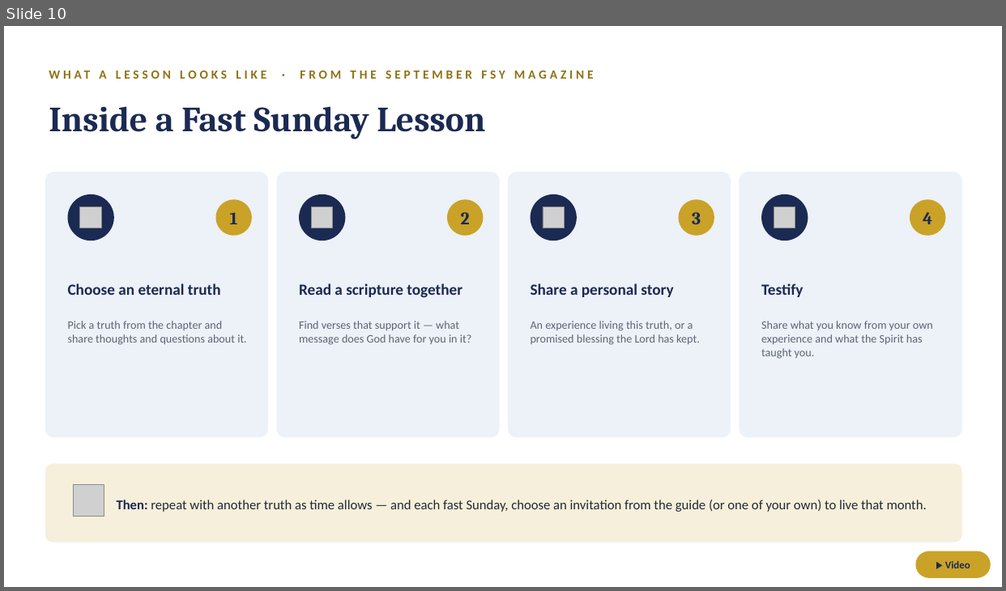
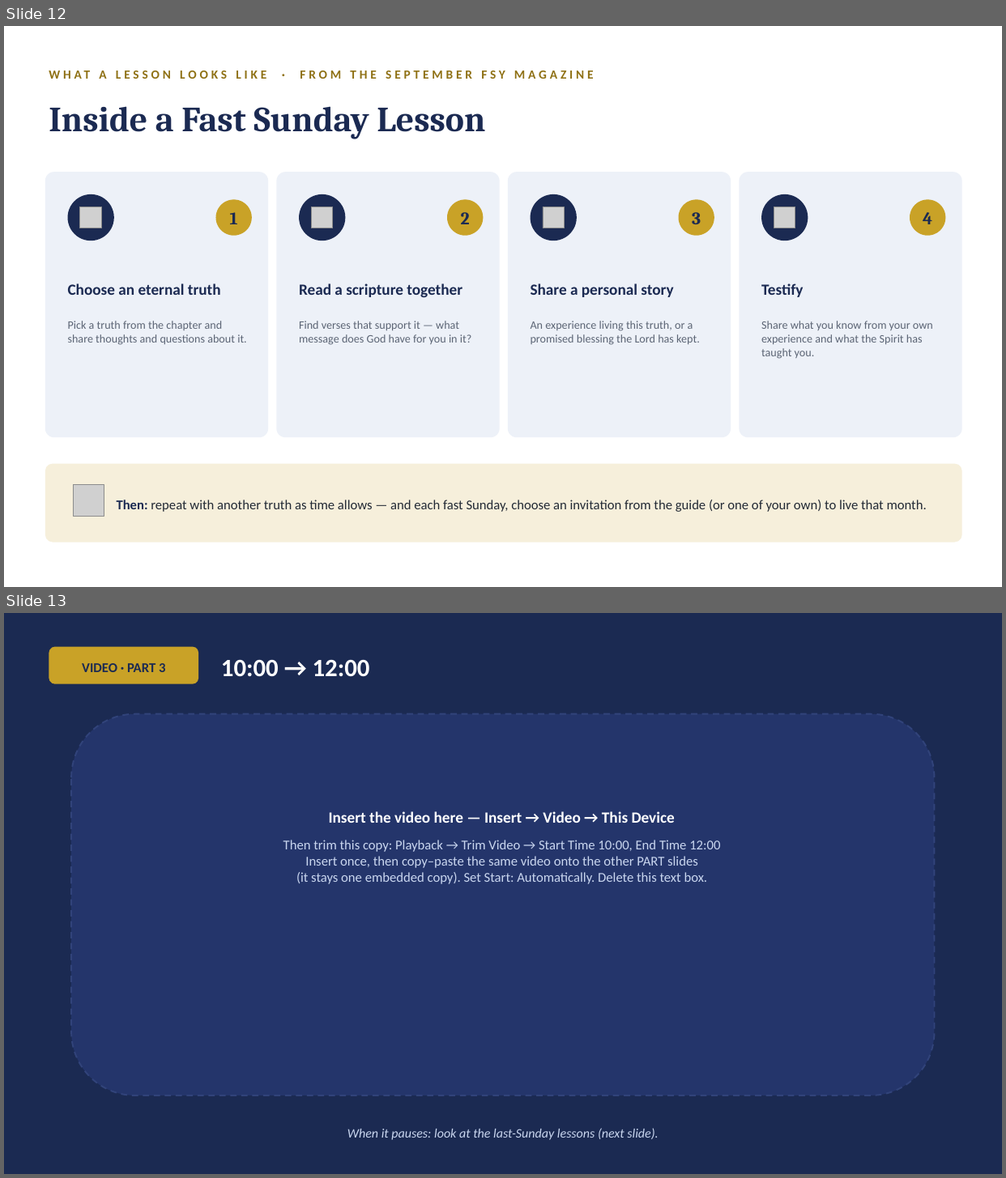
Before and after one commit to hblaylock1/parmagirlscamp, a slide deck: new-sunday-youth-curriculum.pptx. Shown one above the other, each under a label of ours: slide 10 before the commit, slides 12 and 13 after it. The pictures are 1006x591 and 1006x1178 pixels, drawn with LibreOffice and Linux fonts; fonts in the diff are those of the drawing; grey boxes stand for pictures. Boxes give left, top, right and bottom in pixels: in the first picture for what was removed or moved away, otherwise in the second. Text is boxed around its words. In the diff, an @@ line names an element or a change of style, - is before the commit and + after.

```diff
--- a/new-sunday-youth-curriculum.pptx
+++ b/new-sunday-youth-curriculum.pptx
@@ slide 13 added at bbox=[4, 613, 1002, 1174], background #1B2A52 @@
@@ rounded rectangle added at bbox=[49, 647, 198, 684], fill #C9A227 @@
@@ text added at bbox=[221, 660, 370, 677], 24 pt, text #FFFFFF, bold @@
+10:00 → 12:00
@@ text added at bbox=[82, 663, 165, 672], 13 pt, text #1B2A52, bold @@
+VIDEO · PART 3
@@ rounded rectangle added at bbox=[71, 714, 935, 1096], fill #24356B, outline #31437A 1.5 pt dashed @@
@@ text added at bbox=[283, 811, 720, 884], 13 pt, text #C9D6EF @@
+Insert the video here — Insert → Video → This Device
+Then trim this copy: Playback → Trim Video → Start Time 10:00, End Time 12:00
+Insert once, then copy–paste the same video onto the other PART slides
+(it stays one embedded copy). Set Start: Automatically. Delete this text box.
@@ text added at bbox=[347, 1128, 658, 1140], 12.5 pt, text #C9D6EF, italic @@
+When it pauses: look at the last-Sunday lessons (next slide).
@@ what was slide 10 is now slide 12 @@
@@ slide 12 changed as well @@
@@ rounded rectangle removed at bbox=[916, 552, 991, 578] @@
-▶ Video
```
Also in this commit, not shown: 17 other slides changed, 4 other slides added, 2 slides removed, 1 other file.
